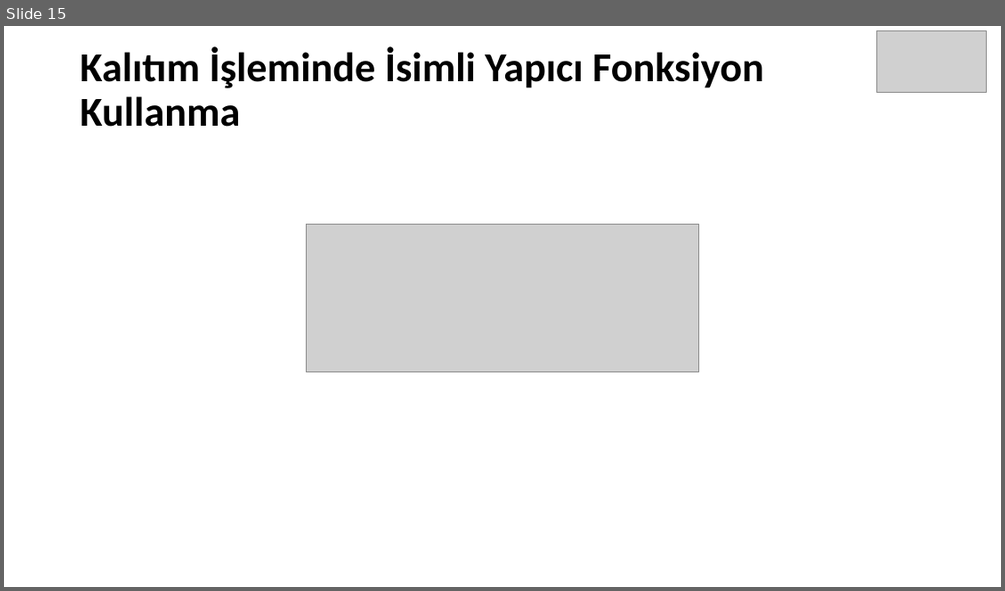
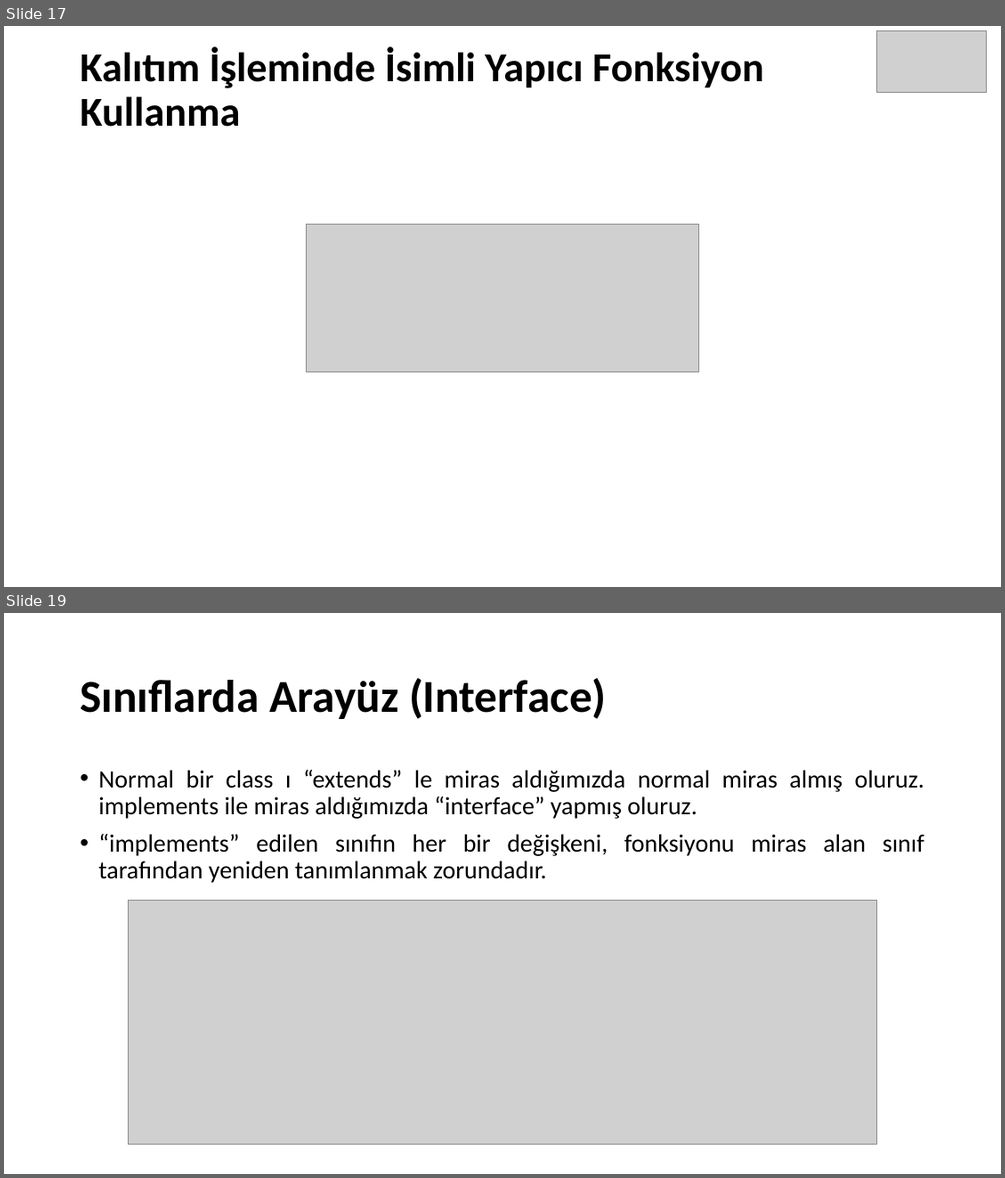
Before and after one commit to SevdanurGENC/Mobile-Programming-Lecture-Notes, a slide deck: Slides/DartProgramlamaDili_03.pptx. Shown one above the other, each under a label of ours: slide 15 before the commit, slides 17 and 19 after it; the slides between them are not shown. The pictures are 1005x591 and 1005x1178 pixels, drawn with LibreOffice and Linux fonts; fonts in the diff are those of the drawing; grey boxes stand for pictures. Boxes give left, top, right and bottom in pixels: in the first picture for what was removed or moved away, otherwise in the second. Text is boxed around its words. In the diff, an @@ line names an element or a change of style, - is before the commit and + after.

```diff
--- a/Slides/DartProgramlamaDili_03.pptx
+++ b/Slides/DartProgramlamaDili_03.pptx
@@ slide 19 added at (4,613,1001,1174), background #FFFFFF @@
@@ title added at (80,678,607,719), 44 pt, text #000000, bold @@
+Sınıflarda Arayüz (Interface)
@@ text added at (98,770,924,883), 24 pt, text #000000 @@
+• Normal bir class ı “extends” le miras aldığımızda normal miras almış oluruz. implements ile miras aldığımızda “interface” yapmış oluruz.
+• “implements” edilen sınıfın her bir değişkeni, fonksiyonu miras alan sınıf tarafından yeniden tanımlanmak zorundadır.
@@ picture added at (128,900,877,1144) @@
@@ what was slide 15 is now slide 17 @@
```
Also in this commit, not shown: 1 slide changed, 3 other slides added, 1 slide removed, 1 other file.
